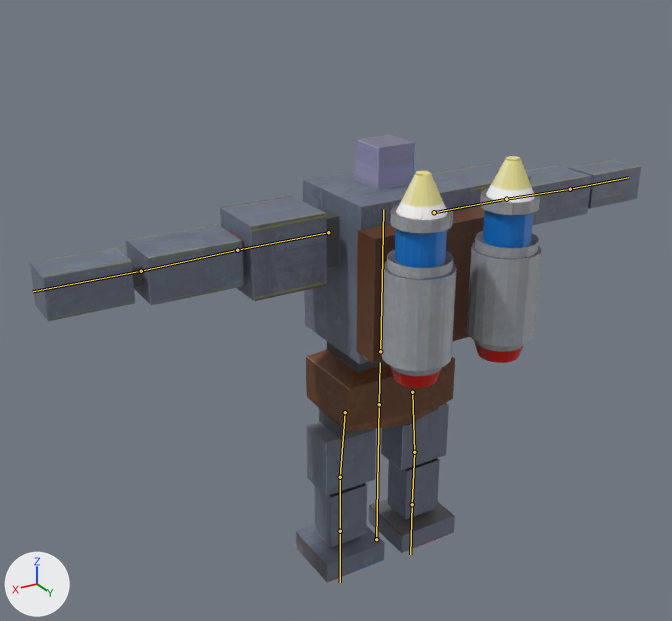
Renders of the FBX model DX11MyEngine/Resource/Model/Vehicle/Durga/Durga.fbx from each side of a commit.
One viewpoint serves both versions: a camera (50 mm lens) standing at (45.0, 66.8, 60.6) and looking at (1.4, -6.0, 24.2). The lights are fixed; the arrows at lower left show +X, +Y and +Z. The picture after the commit comes second. The bones that change, and the others that lie on the model, are drawn over the model as lines.
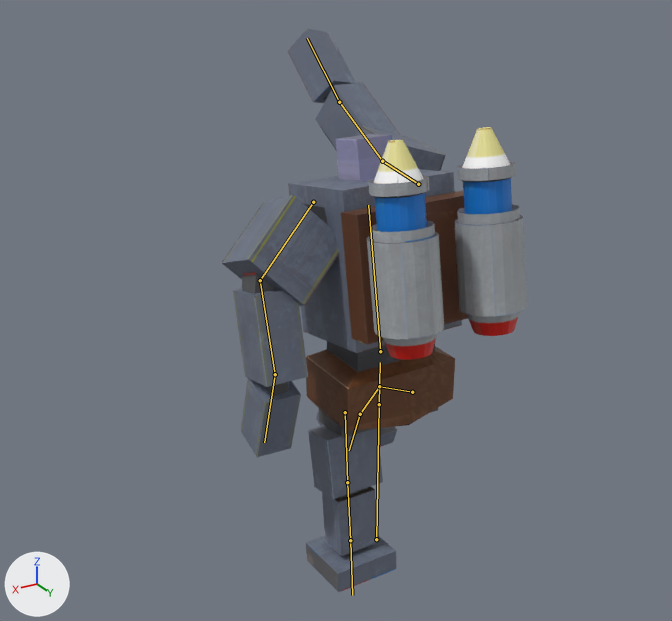
The newer file adds an action. The first version stands in its rest pose; the second is drawn at frame 17 of the action 'アーマチュア|RocketPunchStand'.

What differs and where, as boxes [x1, y1, x2, y2] in the pictures (672 x 621 px):
'Mesh', posed (50% narrower, 26% taller)
    before: [30, 135, 641, 582]
    after: [222, 29, 527, 592]
bone 'Spine', root to tip
    before: (380, 351) to (383, 209)
    after: (380, 351) to (368, 205)
bone 'UpperArm.L', root to tip
    before: (328, 232) to (237, 250)
    after: (313, 202) to (260, 280)
bone 'Forearm.L', root to tip
    before: (237, 250) to (141, 271)
    after: (260, 280) to (275, 374)
bone 'Hand.L', root to tip
    before: (141, 271) to (33, 291)
    after: (275, 374) to (264, 442)
bone 'UpperArm.R', root to tip
    before: (434, 212) to (506, 199)
    after: (418, 184) to (382, 161)
bone 'Forearm.R', root to tip
    before: (506, 199) to (570, 189)
    after: (382, 161) to (339, 102)
bone 'Hand.R', root to tip
    before: (570, 189) to (628, 177)
    after: (339, 102) to (307, 38)
bone 'Thigh.L', root to tip
    before: (345, 412) to (340, 477)
    after: (345, 412) to (347, 482)
bone 'Shin.L', root to tip
    before: (340, 477) to (340, 531)
    after: (347, 482) to (350, 540)
bone 'Thigh.R', root to tip
    before: (412, 392) to (414, 452)
    after: (412, 392) to (379, 386)
bone 'Shin.R', root to tip
    before: (414, 452) to (412, 504)
    after: (379, 386) to (360, 414)
bone 'Foot.R', root to tip
    before: (412, 504) to (410, 554)
    after: (360, 414) to (349, 450)

Patch to the scene script:
```diff
--- a/DX11MyEngine/Resource/Model/Vehicle/Durga/Durga.fbx.py
+++ b/DX11MyEngine/Resource/Model/Vehicle/Durga/Durga.fbx.py
@@ bone_spine @@
 bone_spine = bpy.data.objects['アーマチュア'].pose.bones['Spine']  # child of 'Hips'
-bone_spine.rotation_quaternion = (1.0, 0.0, 0.0, 0.0)  # degrees (0, 0, 0)
+bone_spine.rotation_quaternion = (0.996, 0.086, 0.0, 0.0)  # degrees (10, 0, 0)
@@ bone_upperarm_l @@
 bone_upperarm_l = bpy.data.objects['アーマチュア'].pose.bones['UpperArm.L']  # child of 'Spine'
-bone_upperarm_l.location = (0.0, 0.0, 0.0)
-bone_upperarm_l.rotation_quaternion = (1.0, 0.0, 0.0, 0.0)  # degrees (0, 0, 0)
+bone_upperarm_l.location = (-13.3, 0.0, 0.0)
+bone_upperarm_l.rotation_quaternion = (0.929, -0.033, 0.086, -0.357)  # degrees (-7, 8, -43)
@@ bone_forearm_l @@
 bone_forearm_l = bpy.data.objects['アーマチュア'].pose.bones['Forearm.L']  # child of 'UpperArm.L'
-bone_forearm_l.rotation_quaternion = (1.0, 0.0, 0.0, 0.0)  # degrees (0, 0, 0)
+bone_forearm_l.rotation_quaternion = (0.915, 0.059, 0.0, -0.4)  # degrees (6, 3, -47)
@@ bone_hand_l @@
 bone_hand_l = bpy.data.objects['アーマチュア'].pose.bones['Hand.L']  # child of 'Forearm.L'
-bone_hand_l.rotation_quaternion = (1.0, 0.0, 0.0, 0.0)  # degrees (0, 0, 0)
+bone_hand_l.rotation_quaternion = (0.965, 0.26, -0.014, 0.014)  # degrees (30, -2, 1)
@@ bone_upperarm_r @@
 bone_upperarm_r = bpy.data.objects['アーマチュア'].pose.bones['UpperArm.R']  # child of 'Spine'
-bone_upperarm_r.location = (0.0, 0.0, 0.0)
-bone_upperarm_r.rotation_quaternion = (1.0, 0.0, 0.0, 0.0)  # degrees (0, 0, 0)
+bone_upperarm_r.location = (13.3, 0.0, 0.0)
+bone_upperarm_r.rotation_quaternion = (0.399, 0.428, 0.659, 0.472)  # degrees (104, 7, 108)
@@ bone_forearm_r @@
 bone_forearm_r = bpy.data.objects['アーマチュア'].pose.bones['Forearm.R']  # child of 'UpperArm.R'
-bone_forearm_r.rotation_quaternion = (1.0, 0.0, 0.0, 0.0)  # degrees (0, 0, 0)
+bone_forearm_r.rotation_quaternion = (0.941, 0.266, -0.07, 0.198)  # degrees (29, -14, 20)
@@ bone_hand_r @@
 bone_hand_r = bpy.data.objects['アーマチュア'].pose.bones['Hand.R']  # child of 'Forearm.R'
-bone_hand_r.rotation_quaternion = (1.0, 0.0, 0.0, 0.0)  # degrees (0, 0, 0)
+bone_hand_r.rotation_quaternion = (0.992, 0.076, 0.097, -0.003)  # degrees (9, 11, 1)
@@ bone_thigh_l @@
 bone_thigh_l = bpy.data.objects['アーマチュア'].pose.bones['Thigh.L']  # child of 'Hips'
-bone_thigh_l.rotation_quaternion = (1.0, 0.0, 0.0, 0.0)  # degrees (0, 0, 0)
+bone_thigh_l.rotation_quaternion = (0.995, -0.097, 0.007, 0.0)  # degrees (-11, 1, 0)
@@ bone_shin_l @@
 bone_shin_l = bpy.data.objects['アーマチュア'].pose.bones['Shin.L']  # child of 'Thigh.L'
-bone_shin_l.rotation_quaternion = (1.0, 0.0, 0.0, 0.0)  # degrees (0, 0, 0)
+bone_shin_l.rotation_quaternion = (0.999, 0.047, 0.0, 0.0)  # degrees (5, 0, 0)
@@ bone_thigh_r @@
 bone_thigh_r = bpy.data.objects['アーマチュア'].pose.bones['Thigh.R']  # child of 'Hips'
-bone_thigh_r.rotation_quaternion = (1.0, 0.0, 0.0, 0.0)  # degrees (0, 0, 0)
+bone_thigh_r.rotation_quaternion = (0.823, 0.567, 0.038, -0.001)  # degrees (69, 4, 2)
@@ bone_shin_r @@
 bone_shin_r = bpy.data.objects['アーマチュア'].pose.bones['Shin.R']  # child of 'Thigh.R'
-bone_shin_r.rotation_quaternion = (1.0, 0.0, 0.0, 0.0)  # degrees (0, 0, 0)
+bone_shin_r.rotation_quaternion = (0.959, -0.282, 0.0, 0.0)  # degrees (-33, 0, 0)
@@ bone_foot_r @@
 bone_foot_r = bpy.data.objects['アーマチュア'].pose.bones['Foot.R']  # child of 'Shin.R'
-bone_foot_r.rotation_quaternion = (1.0, 0.0, 0.0, 0.0)  # degrees (0, 0, 0)
+bone_foot_r.rotation_quaternion = (0.991, -0.135, 0.0, 0.0)  # degrees (-16, 0, 0)
```
